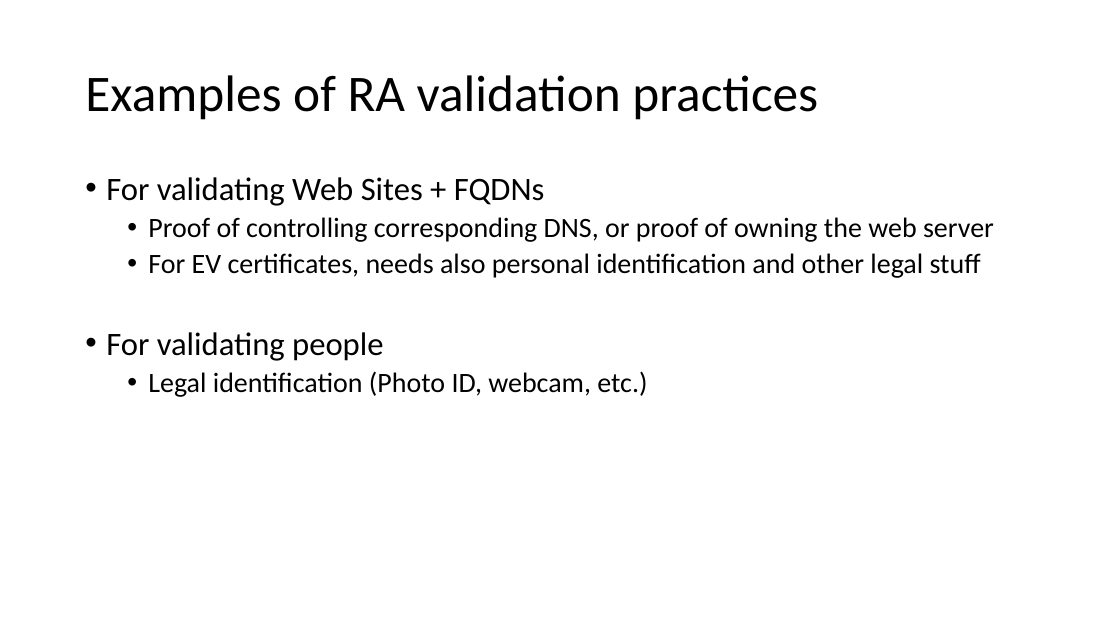
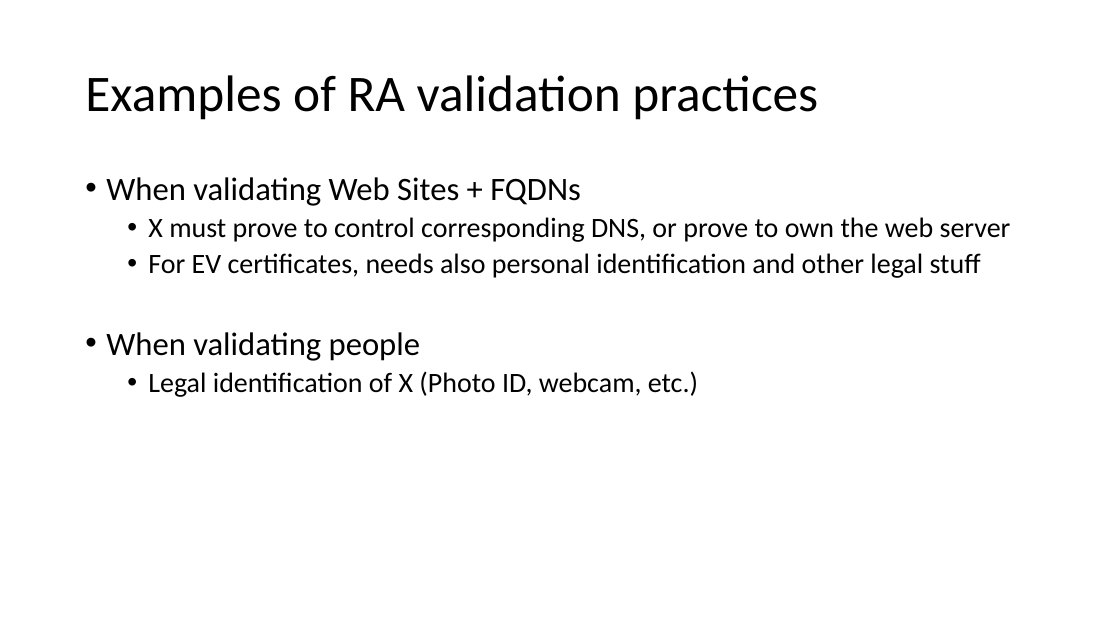
Before and after one commit to DeMaCS-UNICAL/NetworkSecurity, a slide deck: slide 15 of slides/04-PKI-and-Key-distribution-2020.pptx. Drawn at 1120x630 pixels with LibreOffice and Linux fonts; fonts in the diff are those of the drawing. Boxes give left, top, right and bottom in pixels: in the first picture for what was removed or moved away, otherwise in the second. Text is boxed around its words. In the diff, an @@ line names an element or a change of style, - is before the commit and + after.

```diff
--- a/slides/04-PKI-and-Key-distribution-2020.pptx
+++ b/slides/04-PKI-and-Key-distribution-2020.pptx
@@ text at (106, 177, 1011, 242): text changed @@
-• For validating Web Sites + FQDNs
-  • Proof of controlling corresponding DNS, or proof of owning the web server
+• When validating Web Sites + FQDNs
+  • X must prove to control corresponding DNS, or prove to own the web server
@@ text at (106, 332, 698, 397): text changed @@
-• For validating people
-  • Legal identification (Photo ID, webcam, etc.)
+• When validating people
+  • Legal identification of X (Photo ID, webcam, etc.)
```
Also in this commit, not shown: 7 other slides changed.
